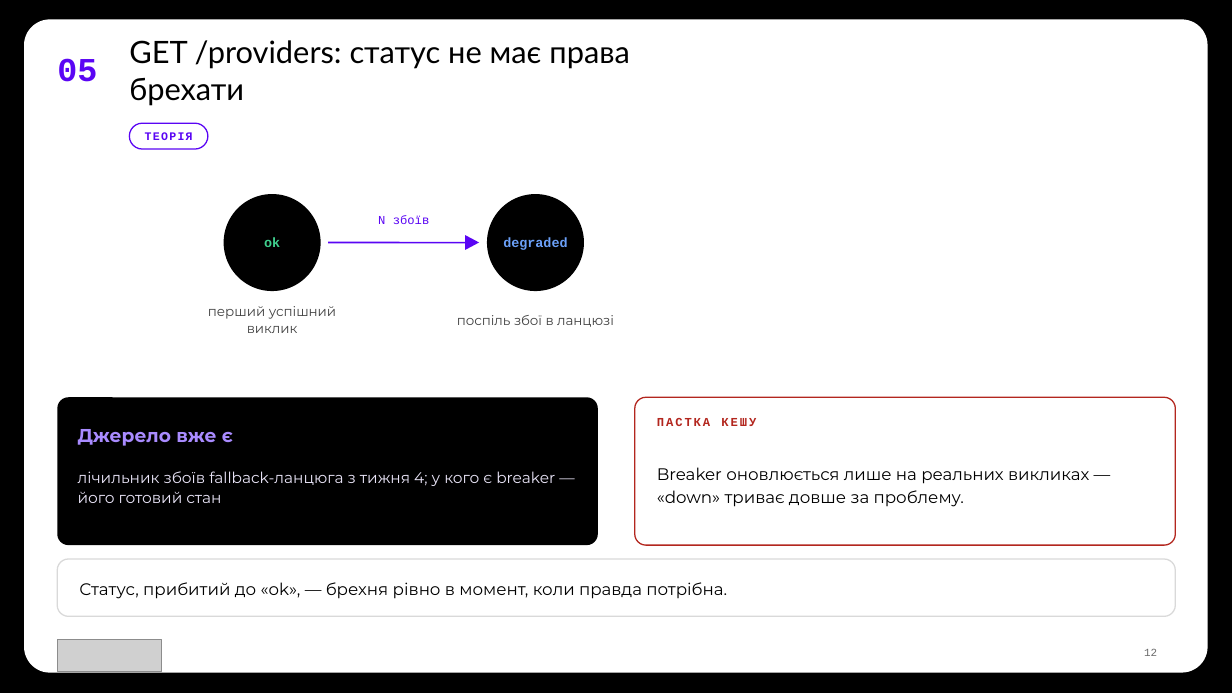
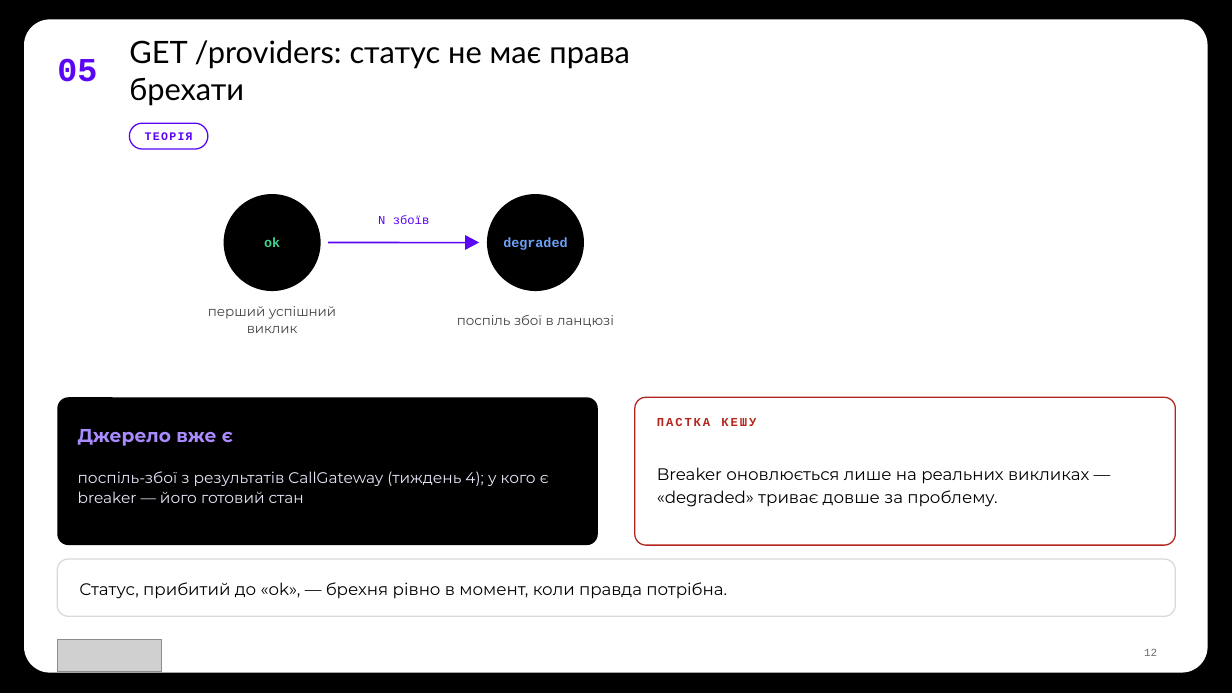
Before and after one commit to TarasFedorenkoFTV/llmops-bootcamp, a slide deck: slide 12 of docs/decks/L09.pptx. Drawn at 1232x693 pixels with LibreOffice and Linux fonts; fonts in the diff are those of the drawing; grey boxes stand for pictures; background and template pictures are left out. Boxes give left, top, right and bottom in pixels: in the first picture for what was removed or moved away, otherwise in the second. Text is boxed around its words. In the diff, an @@ line names an element or a change of style, - is before the commit and + after.

```diff
--- a/docs/decks/L09.pptx
+++ b/docs/decks/L09.pptx
@@ text at <box>78,471,549,503</box>: text changed @@
-лічильник збоїв fallback-ланцюга з тижня 4; у кого є breaker — його готовий стан
+поспіль-збої з результатів CallGateway (тиждень 4); у кого є breaker — його готовий стан
@@ text at <box>657,467,1089,507</box>: text changed @@
-Breaker оновлюється лише на реальних викликах — «down» триває довше за проблему.
+Breaker оновлюється лише на реальних викликах — «degraded» триває довше за проблему.
```
Also in this commit, not shown: 6 other slides changed, 46 other files.
